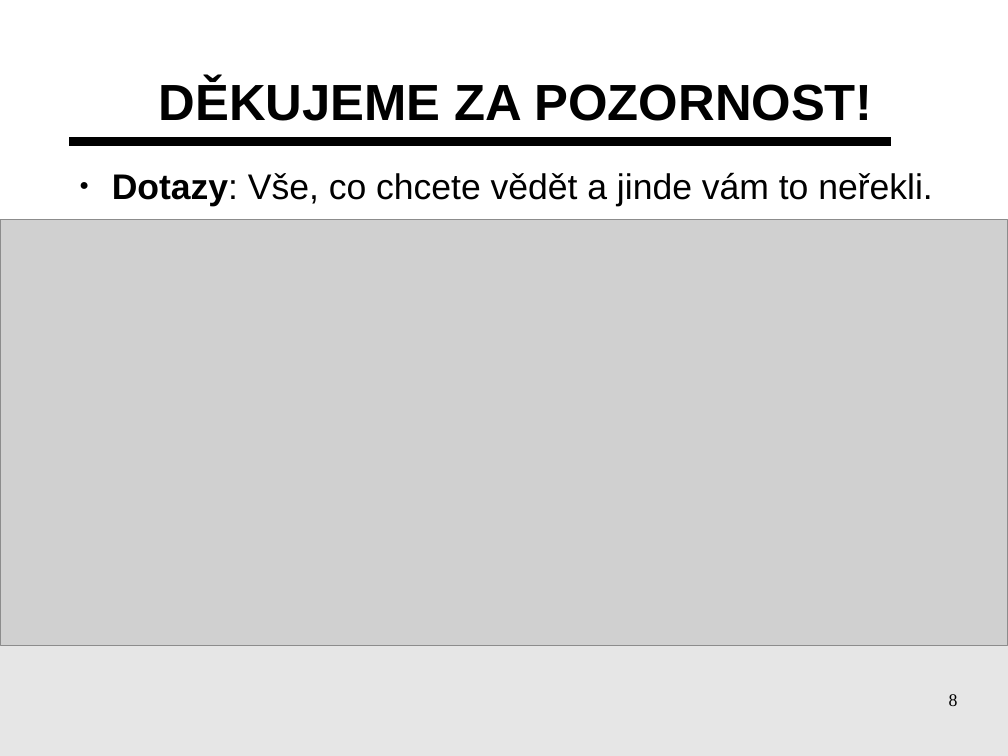
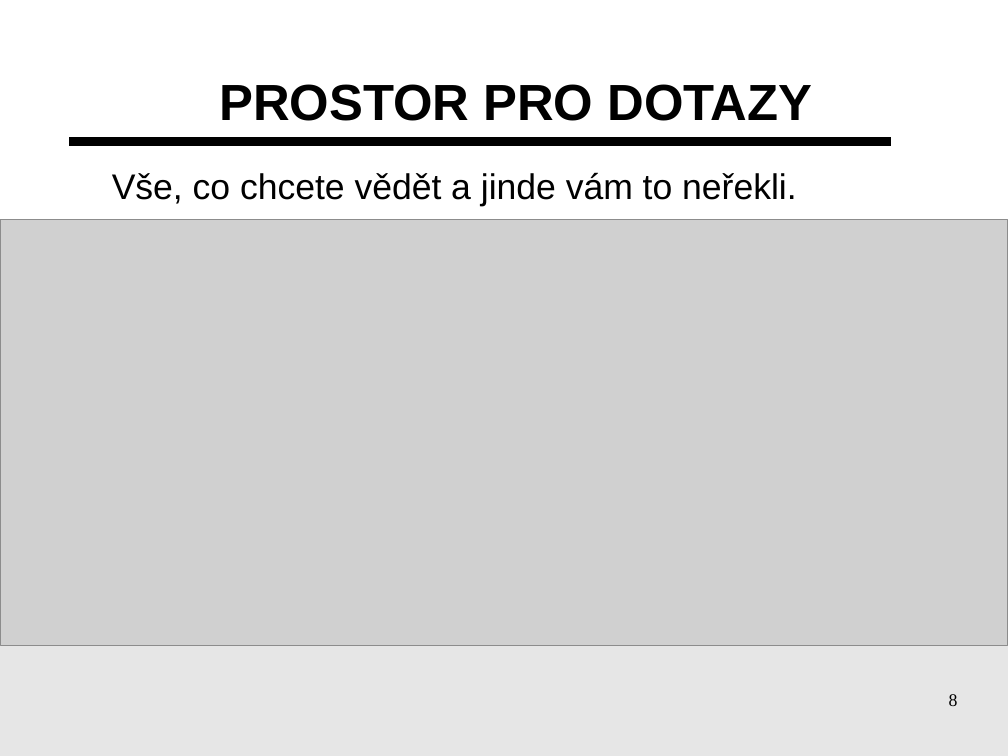
Before and after one commit to pirati-cz/KlubPraha, a slide deck: slide 8 of prezentace/2015/prezentace.odp. Drawn at 1008x756 pixels with LibreOffice and Linux fonts; fonts in the diff are those of the drawing; grey boxes stand for pictures; background and template pictures are left out. Boxes give left, top, right and bottom in pixels: in the first picture for what was removed or moved away, otherwise in the second. Text is boxed around its words. In the diff, an @@ line names an element or a change of style, - is before the commit and + after.

```diff
--- a/prezentace/2015/prezentace.odp
+++ b/prezentace/2015/prezentace.odp
@@ title at (220,84,812,121): text changed @@
-DĚKUJEME ZA POZORNOST!
+PROSTOR PRO DOTAZY
@@ text at (112,172,796,206): text changed @@
-● Dotazy: Vše, co chcete vědět a jinde vám to neřekli.
+Vše, co chcete vědět a jinde vám to neřekli.
```
Also in this commit, not shown: 3 other slides changed, 1 slide added, 1 slide removed.
